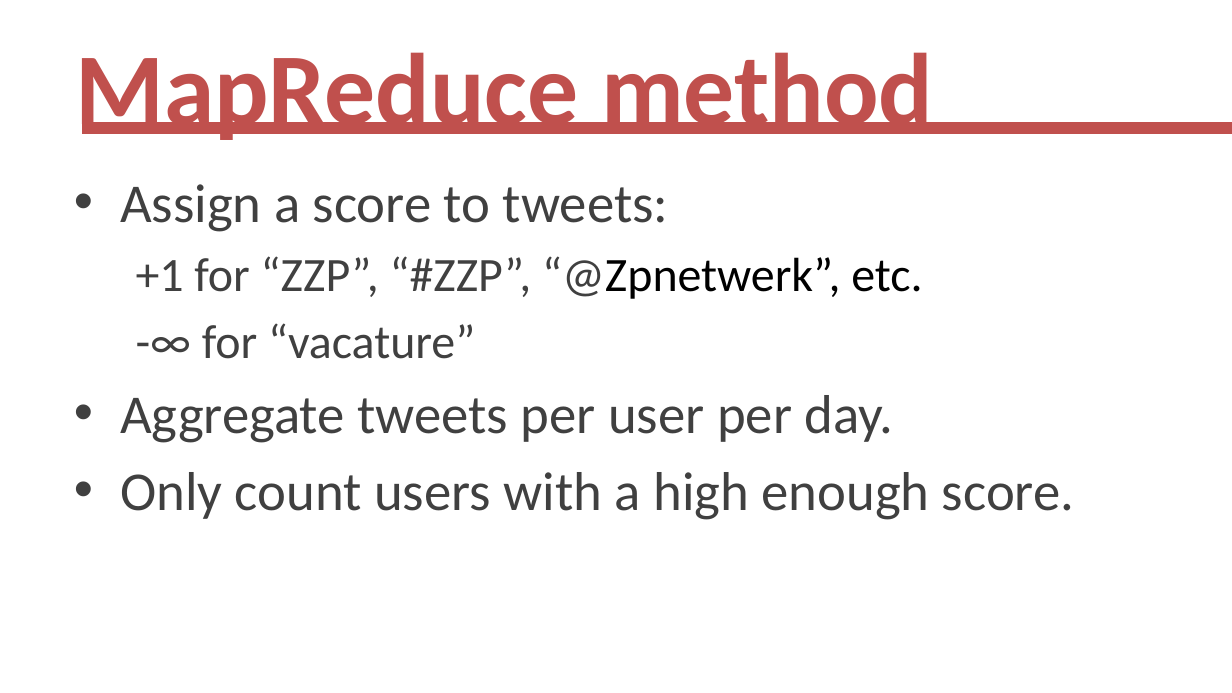
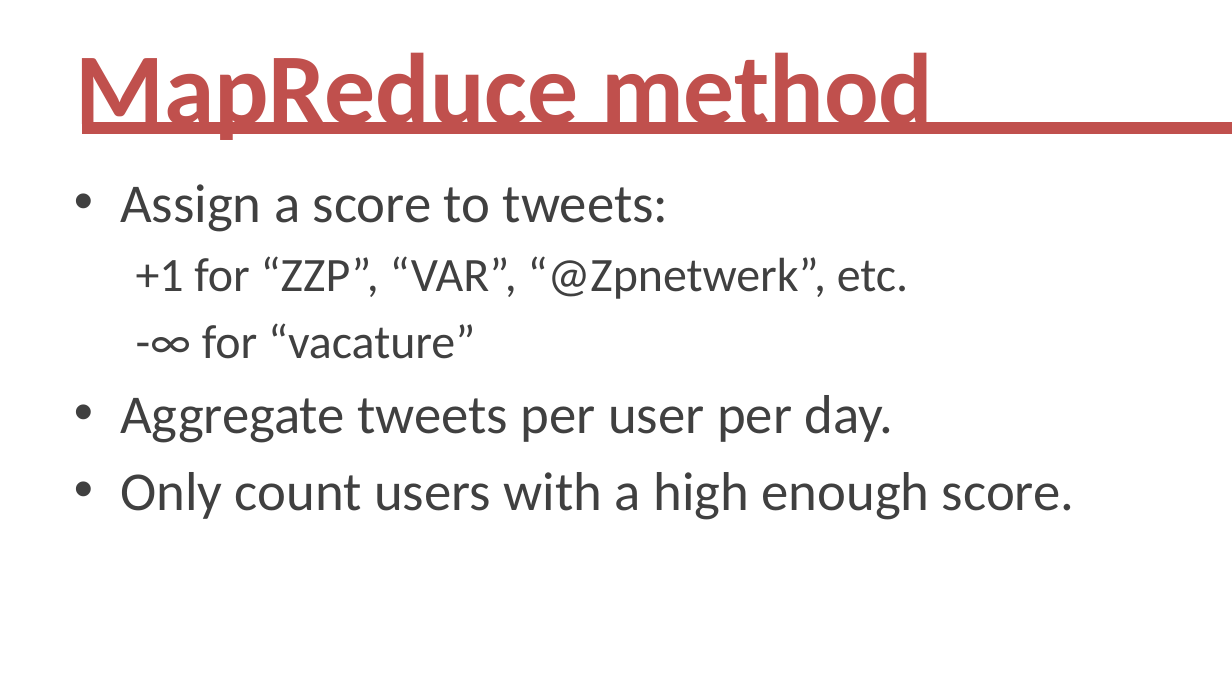
Before and after one commit to rkokkelk/MBD, a slide deck: slide 3 of Presentatie/final_Presentatie.pptx. Drawn at 1232x693 pixels with LibreOffice and Linux fonts; fonts in the diff are those of the drawing. Boxes give left, top, right and bottom in pixels: in the first picture for what was removed or moved away, otherwise in the second. Text is boxed around its words. In the diff, an @@ line names an element or a change of style, - is before the commit and + after.

```diff
--- a/Presentatie/final_Presentatie.pptx
+++ b/Presentatie/final_Presentatie.pptx
@@ text at (x1=136, y1=256, x2=908, y2=299): text changed @@
-  +1 for “ZZP”, “#ZZP”, “@Zpnetwerk”, etc.
+  +1 for “ZZP”, “VAR”, “@Zpnetwerk”, etc.
```
Also in this commit, not shown: 1 other slide changed.
